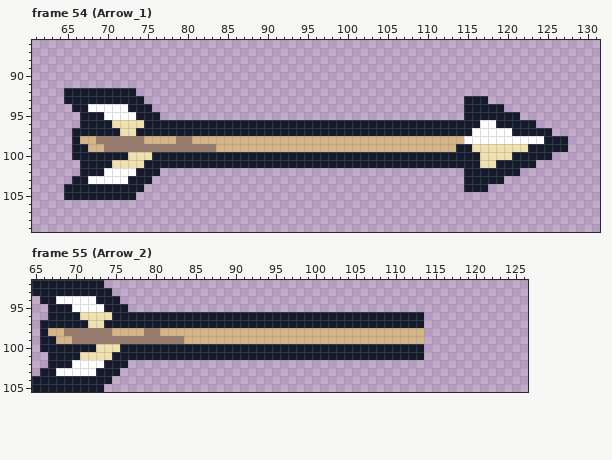
File history of a pixel-art file, IndieGamesDevelopment/Assets/Assets/Tiny Swords (Update 010)/Factions/Knights/Troops/Archer/Blue/Archer_Blue.aseprite. The picture above is the old version.
192x192 pixels, 55 frames. Shown: frame 54 (Arrow_1): x 61..131, y 86..109; frame 55 (Arrow_2): x 65..126, y 92..105. The commit also changed other frames, which this record leaves out.
The same view after the edit:
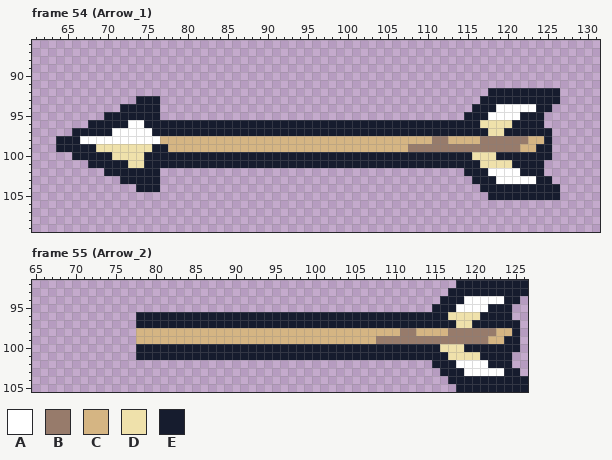
Palette (. is transparent): A #ffffff  B #977b6b  C #d5b583  D #efe1ab  E #161c2e
What changed:
Changed rows in their new state; - is an unchanged pixel.
Frame 54 (Arrow_1), layer "Arrow":
first column x 64:
 92 -.........--------------------------------------------EEEEEEEEE-
 93 -.........-EE--------------------------------------..-EEEEEEEEE-
 94 --......E---E--------------------------------------.---AAAAAEE--
 95 ---...EEEE--------------------------------------------AAAAEEE---
 96 ---.---EEAA------------------------------------------DDDD---E---
 97 -------AAAAA----------------------------------------EEDDE-------
 98 EE-AAAAAAAAAA--CC------------------------------BB--CCBBBBBBCC-..
 99 EE--EDDDDDDDEECCCCCC------------------------BBBBBBBBBBBBBBCC--..
100 -------DD--E----------------------------------------D--EE-------
101 ---.---EE----------------------------------------------DD---E---
102 ---...EEEE--------------------------------------------AAAAEEE---
103 --......E---E--------------------------------------.---AAAAAEE--
104 -.........-EE--------------------------------------..-EEEEEEEEE-
105 -.........--------------------------------------------EEEEEEEEE-
Frame 55 (Arrow_2), layer "Arrow":
first column x 65:
 92 .........--------------------------------------------EEEEEEEEE
 93 ..........------------------------------------------EEEEEEEEEE
 94 -..........----------------------------------------EEEAAAAAEE-
 95 --..........--------------------------------------EEEAAAAEEE--
 96 --...........------------------------------------EEEDDDDEEEE--
 97 -............------------------------------------EEEEDDEEEEEE-
 98 -............-CC------------------------------BB-CCCBBBBBBCCE-
 99 -............CCCCCC------------------------BBBBBBBBBBBBBBCCEE-
100 -............------------------------------------EEDDDEEEEEEE-
101 --...........------------------------------------EEEDDDDEEEE--
102 --..........--------------------------------------EEEAAAAEEE--
103 -..........----------------------------------------EEEAAAAAEE-
104 ..........------------------------------------------EEEEEEEEEE
105 .........--------------------------------------------EEEEEEEEE
